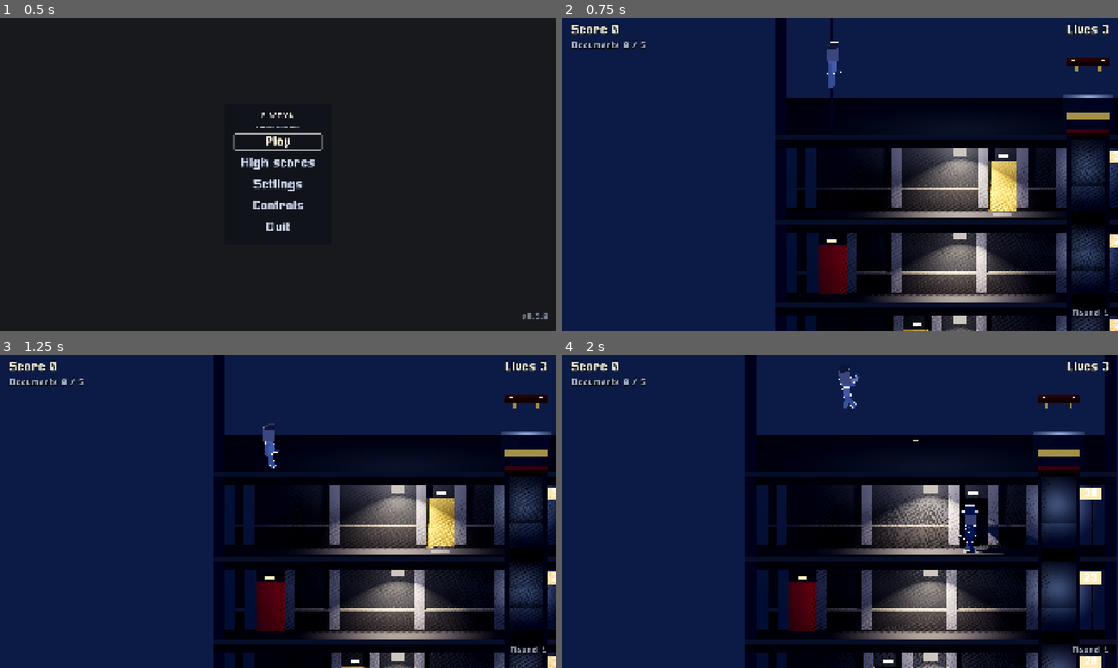
Above: before the commit, frames 1-4 (two rows, left to right).
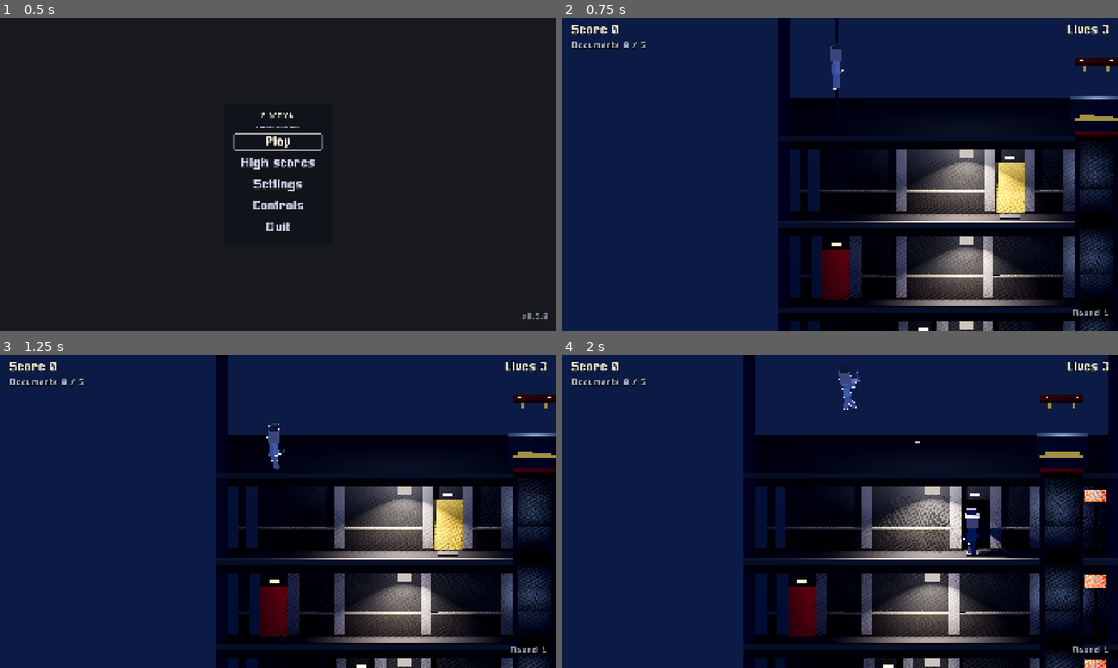
Above: after the commit, the same moments.

Repository: BalashovDmitriy/elaction
Game: Godot game, scene res://src/main.tscn
Two runs of this game, one before a commit and one after it. Both use one fixed random seed, a clock stepped at 60 frames per second and the inputs below.
Inputs (mouse positions are in pixels of both pictures, inside the frame that each line leads up to):
- Up to frame 1 (0.5 s): no input
- Up to frame 2 (0.75 s): click "Play" at 0.5 s
- Up to frame 3 (1.25 s): no input
- Up to frame 4 (2 s): tap Enter at 1.25 s; move the mouse to (962, 495) at 1.27 s; hold Right (move_right) from 1.28 s (still down); tap X (shoot) at 1.35 s; click (962, 495) at 1.42 s; tap Space (jump) at 1.52 s

Frame 1 is identical in both runs. In frame 2, 15% of the frame differs, in the area x 38-100%, y 0-100%; in frame 3, 15%; in frame 4, 13%.

Commit message:
fix(m18c): находки авторевью
Эскалатор не спускается к шахте через место: между проёмами оставалось
0.6 м пола, уже тела; новый тест держит пол между проёмами либо нулевым,
либо на тело. Кадр 3.67 этажа с учётом наклона камеры, а не 3.72.
Снят лишний запрет стены у лампы, машина у выхода прежней глубины,
посадка агента по ширине шахты из правил. Лампа из прыжка под проёмом
записана в M18d: чинится высотой прыжка.

Co-Authored-By: Claude Opus 5.5 (1M context) <noreply@anthropic.com>

Diff:
--- a/src/actors/enemy/enemy.gd
+++ b/src/actors/enemy/enemy.gd
@@ -22,12 +22,6 @@
 
 ## Сколько держится поза выстрела, с.
 const SHOOT_POSE_TIME: float = 0.25
-
-## Насколько близко к оси кабины агент считает, что он уже в ней, м.
-##
-## Полуширина кабины минус полкорпуса агента: ближе этого он целиком внутри
-## габарита, и шагать дальше некуда.
-const LIFT_ABOARD: float = (Proportions.SHAFT - Proportions.BODY_WIDTH) * 0.5
 
 @export var walk_speed: float = 1.65
 @export var gravity: float = 27.0
@@ -202,7 +196,18 @@
 func _head_for_the_lift() -> bool:
 	var gap := _lift_x - WorldSpace.to_plane(global_position).x
 	_brain.face(gap)
-	return absf(gap) > LIFT_ABOARD
+	return absf(gap) > _lift_aboard()
+
+
+## Насколько близко к оси кабины агент считает, что он уже в ней, м.
+##
+## Полуширина кабины минус полкорпуса агента: ближе этого он целиком внутри
+## габарита, и шагать дальше некуда. Ширина кабины — у правил здания, а не у
+## [Proportions]: по правилам её растягивает уровень ([method
+## ElevatorCar.fit_to_story]), и с другой шахтой агент вставал бы наполовину
+## снаружи.
+func _lift_aboard() -> float:
+	return maxf(_building_rules().shaft_width * 0.5 - _body_half_width(), 0.0)
 
 
 ## Отдаёт агенту правила здания: из них он берёт все числа боя.
--- a/src/levels/building_plan.gd
+++ b/src/levels/building_plan.gd
@@ -408,6 +408,14 @@
 	for level in levels:
 		_occupy(taken, level, shaft.slot)
 	return shaft
+
+
+## Стоит ли в месте шахта, проходящая уровень [param index], дно включая.
+func _shaft_column_at(slot: int, index: int) -> bool:
+	for shaft in shafts:
+		if shaft.slot == slot and shaft.top <= index and index <= shaft.bottom:
+			return true
+	return false
 
 
 ## Стоит ли в соседнем месте шахта, делящая с полосой [param top]..[param bottom]
@@ -555,6 +563,12 @@
 		var towards := _descent_towards(rules, slot, floor_index, from_x)
 		if not free.has(slot + int(towards)):
 			continue
+		# Проём уходит от площадки почти на весь шаг следующего места, и шахта
+		# сразу за ним оставила бы между дырами 0.6 м пола — уже тела. Агент,
+		# вышедший из кабины, вставал бы полкорпусом в шахте, а Otto шагал
+		# прямо в проём (авторевью M18c).
+		if _shaft_column_at(slot + 2 * int(towards), floor_index):
+			continue
 		roomy.append(slot)
 		if not is_equal_approx(towards, _away_from(rules, slot, from_x)):
 			continue
@@ -827,11 +841,6 @@
 	for door in doors:
 		if door.floor_index == index:
 			busy.append(Vector2(door.x - clearance, door.x + clearance))
-	# Лампа шире зазора между местами: при шаге 1.8 м она заходит на границу
-	# (ADR-0026, решение 3), и стена рядом прошла бы сквозь неё.
-	for lamp in lamps:
-		if lamp.floor_index == index:
-			busy.append(Vector2(lamp.x - clearance, lamp.x + clearance))
 	if index == floors - 1:
 		busy.append(Vector2(exit_x - clearance, exit_x + clearance))
 	return busy
--- a/src/systems/camera_bounds.gd
+++ b/src/systems/camera_bounds.gd
@@ -13,7 +13,9 @@
 
 ## Половина кадра по вертикали и горизонтали, м. Задаётся размером ортокамеры
 ## и соотношением сторон окна.
-var half_height: float = SideCamera.DEFAULT_HALF_HEIGHT
+## По умолчанию — кадр [SideCamera] при 16:9: по высоте на плоскости игры это
+## поле здания оригинала, наклон камеры уже учтён.
+var half_height: float = Proportions.FIELD * 0.5
 var half_width: float = SideCamera.DEFAULT_HALF_HEIGHT * 16.0 / 9.0
 
 ## Прямоугольник, за который камере нельзя выходить, в координатах сцены.
--- a/src/systems/elevators/elevator_car.gd
+++ b/src/systems/elevators/elevator_car.gd
@@ -136,31 +136,31 @@
 ## пропорциями собирают тесты. Ширина пришла сюда в M18c: шахта выросла
 ## до 1.8 м, а кабина из сцены осталась бы в 1.2 и болталась бы в ней
 ## (ADR-0026, решение 3).
-func fit_to_story(clear_height: float, width: float) -> void:
-	_width = width
+func fit_to_story(clear_height: float, car_width: float) -> void:
+	_width = car_width
 	var roof_middle := clear_height - SLAB_THICKNESS * 0.5
 	($RoofShape as CollisionShape3D).position.y = roof_middle
 	($RoofVisual as MeshInstance3D).position.y = roof_middle
 	for slab: String in ["FloorShape", "RoofShape"]:
-		_resize(get_node(slab) as CollisionShape3D, width)
+		_resize(get_node(slab) as CollisionShape3D, car_width)
 	for slab: String in ["FloorVisual", "RoofVisual"]:
 		var visual := get_node(slab) as MeshInstance3D
 		var mesh := (visual.mesh as BoxMesh).duplicate() as BoxMesh
-		mesh.size.x = width
+		mesh.size.x = car_width
 		visual.mesh = mesh
-	_resize($CrushZone/CrushShape as CollisionShape3D, width - INNER_INSET)
+	_resize($CrushZone/CrushShape as CollisionShape3D, car_width - INNER_INSET)
 
 	var room := clear_height - SLAB_THICKNESS
 	var inside := $Interior/InteriorShape as CollisionShape3D
-	_resize(inside, width - INNER_INSET, room)
+	_resize(inside, car_width - INNER_INSET, room)
 	inside.position.y = room * 0.5
 
-	_up_arrow.position = Vector3(-width * ARROW_SPREAD, clear_height - ARROW_DROP, 0.3)
-	_down_arrow.position = Vector3(width * ARROW_SPREAD, clear_height - ARROW_DROP, 0.3)
+	_up_arrow.position = Vector3(-car_width * ARROW_SPREAD, clear_height - ARROW_DROP, 0.3)
+	_down_arrow.position = Vector3(car_width * ARROW_SPREAD, clear_height - ARROW_DROP, 0.3)
 	for index in _indicators.size():
 		var side := -1.0 if index == 0 else 1.0
 		_indicators[index].position = Vector3(
-			side * width * INDICATOR_SPREAD,
+			side * car_width * INDICATOR_SPREAD,
 			clear_height + INDICATOR_RISE + INDICATOR_SIZE.y * 0.5,
 			0.3
 		)
@@ -175,11 +175,11 @@
 ##
 ## Форма своя на каждую кабину: подресурс сцены общий на все её копии, и
 ## правка размера на месте растянула бы заодно все остальные кабины здания.
-static func _resize(shape: CollisionShape3D, width: float, height: float = -1.0) -> void:
+static func _resize(shape: CollisionShape3D, box_width: float, box_height: float = -1.0) -> void:
 	var box := (shape.shape as BoxShape3D).duplicate() as BoxShape3D
-	box.size.x = width
-	if height > 0.0:
-		box.size.y = height
+	box.size.x = box_width
+	if box_height > 0.0:
+		box.size.y = box_height
 	shape.shape = box
 
 
--- a/src/systems/side_camera.gd
+++ b/src/systems/side_camera.gd
@@ -18,7 +18,12 @@
 ## при шаге этажа 48 (ADR-0026, решение 4). До M18c было 10.8 м и ровно три
 ## этажа. По ширине при 16:9 это 23.5 м — 7.8 просвета против 6.4 у оригинала:
 ## поле аркады уже экрана, и совпасть по обеим осям нельзя.
-const DEFAULT_HALF_HEIGHT: float = Proportions.FIELD * 0.5
+##
+## Ортокамера наклонена, и на плоскости игры кадр выше её размера в 1/cos(наклона)
+## раз ([method _read_frame]). Поэтому размер меньше поля на этот косинус: без
+## поправки в кадр входило 3.72 этажа вместо 3.67 (авторевью M18c). Число —
+## cos(10°): функции в константу GDScript не пускает.
+const DEFAULT_HALF_HEIGHT: float = Proportions.FIELD * 0.5 * 0.98480775
 
 ## Насколько камера отодвинута от плоскости игры вдоль своей оси, м.
 ##
--- a/tests/otto_bot.gd
+++ b/tests/otto_bot.gd
@@ -68,7 +68,8 @@
 ## Где встать рядом с шахтой, ожидая кабину, м от её оси.
 ##
 ## **Вне габарита кабины, а не у самого края проёма.** Кабина широкая 1.8 м
-## ([member BuildingRules.shaft_width]), то есть занимает 0.9 м от оси; Otto
+## ([constant Proportions.SHAFT], [member BuildingRules.shaft_width] здания по
+## умолчанию), то есть занимает 0.9 м от оси; Otto
 ## широк [constant BODY_HALF_WIDTH] = 0.36. Значит его середина обязана держаться
 ## дальше 1.26 м от оси, иначе край заходит в габарит кабины.
 ##
--- a/tests/test_building_plan.gd
+++ b/tests/test_building_plan.gd
@@ -330,3 +330,33 @@
 		if wall.floor_index == index:
 			bands.append([wall.x - wall_half, wall.x + wall_half, "стена"])
 	return bands
+
+
+## Пол между двумя проёмами — либо его нет вовсе, либо на нём помещается тело.
+##
+## Полоса уже тела — ловушка: на ней нельзя встать, а агент, вышедший из
+## кабины, упирается в неё щупом и замирает полкорпусом в шахте. При шаге 1.8 м
+## такую давал эскалатор, спускавшийся к шахте через место: 0.6 м пола против
+## 0.72 тела (авторевью M18c).
+func test_floor_between_openings_fits_a_body() -> void:
+	var rules := _rules()
+	for building_seed: int in range(1, 41):
+		var plan := BuildingPlan.generate(rules, building_seed)
+		for index: int in rules.levels():
+			var holes: Array = []
+			for band: Array in _footprints(plan, rules, index):
+				if band[2] == "шахта" or band[2] == "эскалатор":
+					holes.append(band)
+			holes.sort_custom(func(a: Array, b: Array) -> bool: return a[0] < b[0])
+			for number in range(1, holes.size()):
+				var strip: float = (holes[number][0] as float) - (holes[number - 1][1] as float)
+				if strip <= 0.001:
+					continue
+				assert_gte(
+					strip,
+					Proportions.BODY_WIDTH,
+					(
+						"сид %d, этаж %d: между %s и %s %.2f м пола"
+						% [building_seed, index, holes[number - 1][2], holes[number][2], strip]
+					)
+				)
--- a/tests/test_proportions.gd
+++ b/tests/test_proportions.gd
@@ -32,6 +32,14 @@
 	return size
 
 
+func _agent_shape() -> Vector3:
+	var enemy := ENEMY_SCENE.instantiate() as Enemy
+	var shape := enemy.get_node("Shape") as CollisionShape3D
+	var size := (shape.shape as BoxShape3D).size
+	enemy.free()
+	return size
+
+
 ## Otto проходит в дверь, не пригибаясь: дверь выше него.
 func test_otto_fits_through_a_door() -> void:
 	var opening := Door.LEAF_SIZE.y
@@ -63,11 +71,7 @@
 
 ## Агент того же роста, что и Otto: они стоят рядом в одном кадре.
 func test_agent_is_the_same_height_as_otto() -> void:
-	var enemy := ENEMY_SCENE.instantiate() as Enemy
-	var shape := enemy.get_node("Shape") as CollisionShape3D
-	var agent := (shape.shape as BoxShape3D).size
-	enemy.free()
-	assert_almost_eq(agent.y, _otto_shape("StandingShape").y, 0.12, "рост агента и Otto")
+	assert_almost_eq(_agent_shape().y, _otto_shape("StandingShape").y, 0.12, "рост агента и Otto")
 
 
 ## Присев, Otto ниже пули агента — на этом держится всё уклонение (ADR-0006).
@@ -83,11 +87,7 @@
 func test_every_actor_stands_in_the_play_plane() -> void:
 	for name in ["StandingShape", "CrouchingShape"]:
 		assert_almost_eq(_otto_shape(name).z, WorldSpace.BODY_DEPTH, 0.001, "%s Otto" % name)
-	var enemy := ENEMY_SCENE.instantiate() as Enemy
-	var shape := enemy.get_node("Shape") as CollisionShape3D
-	var depth := (shape.shape as BoxShape3D).size.z
-	enemy.free()
-	assert_almost_eq(depth, WorldSpace.BODY_DEPTH, 0.001, "агент")
+	assert_almost_eq(_agent_shape().z, WorldSpace.BODY_DEPTH, 0.001, "агент")
 
 
 ## Доли предметов здания к просвету этажа — по кадру оригинала (ADR-0026).
@@ -105,14 +105,6 @@
 
 func _original(pixels: float) -> float:
 	return pixels / ORIGINAL_CLEARANCE_PX
-
-
-func _agent_shape() -> Vector3:
-	var enemy := ENEMY_SCENE.instantiate() as Enemy
-	var shape := enemy.get_node("Shape") as CollisionShape3D
-	var size := (shape.shape as BoxShape3D).size
-	enemy.free()
-	return size
 
 
 func _lamp_shape() -> Vector3:
@@ -225,5 +217,8 @@
 ## В кадре столько этажей, сколько в поле здания оригинала: 176 px при шаге 48.
 func test_the_frame_shows_as_many_floors_as_the_original() -> void:
 	var rules := BuildingRules.new()
-	var floors := SideCamera.DEFAULT_HALF_HEIGHT * 2.0 / rules.floor_height
-	assert_almost_eq(floors, ORIGINAL_FIELD_PX / ORIGINAL_FLOOR_PX, 0.05, "этажей в кадре")
+	# На плоскости игры, как считает сама камера: наклонённый кадр выше своего
+	# размера в 1/cos(наклона) раз.
+	var tilt := deg_to_rad(SideCamera.TILT_DEGREES)
+	var floors := SideCamera.DEFAULT_HALF_HEIGHT * 2.0 / cos(tilt) / rules.floor_height
+	assert_almost_eq(floors, ORIGINAL_FIELD_PX / ORIGINAL_FLOOR_PX, 0.01, "этажей в кадре")
Binary file changed: assets/models/car.glb
Not shown, changed: requirements-assets.txt
Not shown, changed: README.md
Not shown, changed: docs/EPIC.md
Not shown, changed: docs/STATUS.md
Not shown, changed: docs/adr/0026-proportions.md
Not shown, changed: tools/build_actors.py
Not shown, changed: tools/compare_original.py
